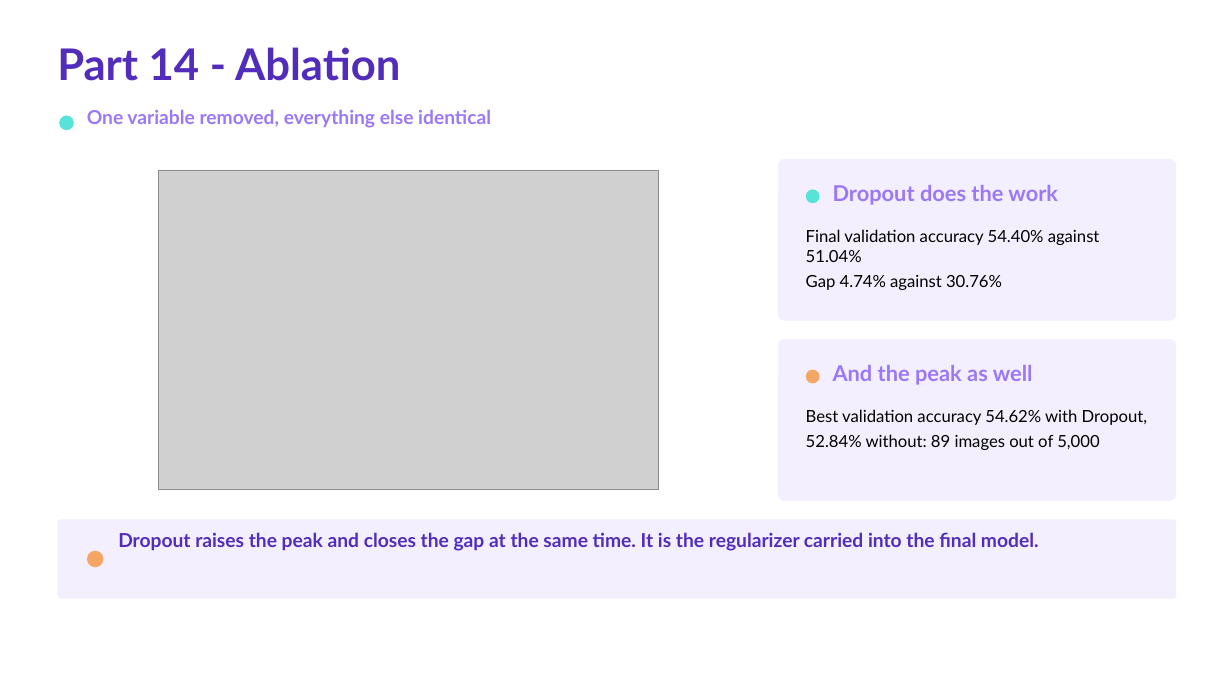
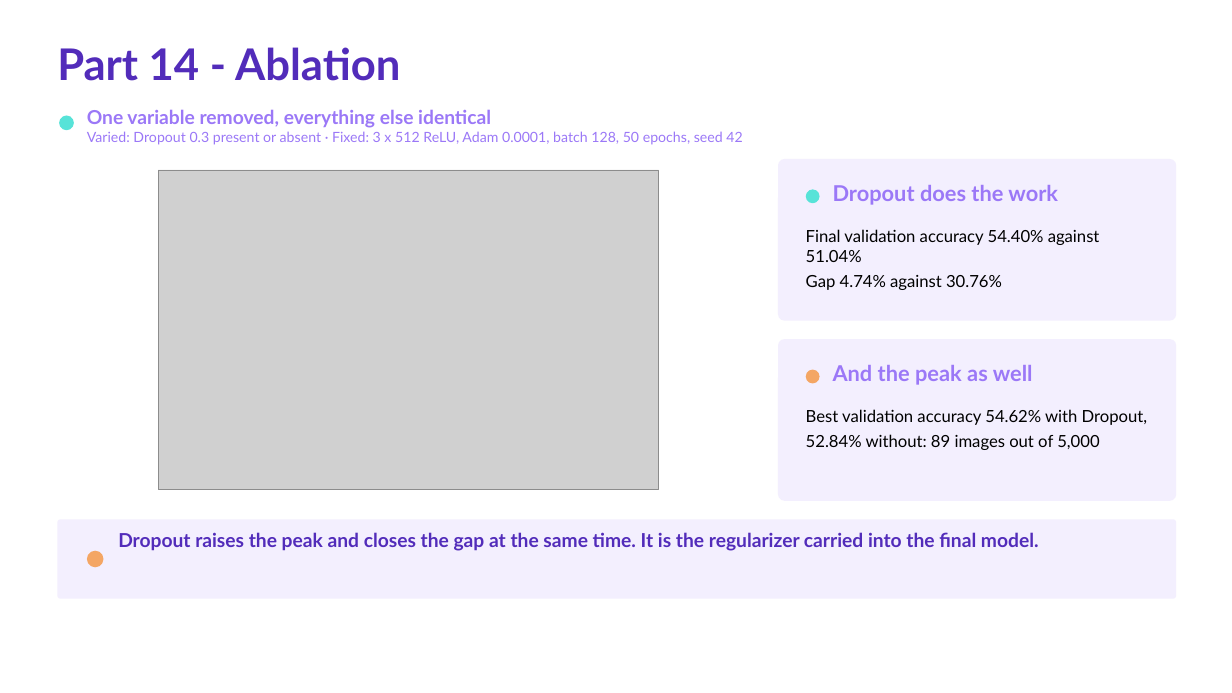
Before and after one commit to khaliddosari/Deep-Learning-Project-Tuwaiq, a slide deck: slide 14 of Docs/Deep Learning Capstone Presentation.pptx. Drawn at 1232x693 pixels with LibreOffice and Linux fonts; fonts in the diff are those of the drawing; grey boxes stand for pictures. Boxes give left, top, right and bottom in pixels: in the first picture for what was removed or moved away, otherwise in the second. Text is boxed around its words. In the diff, an @@ line names an element or a change of style, - is before the commit and + after.

```diff
--- a/Docs/Deep Learning Capstone Presentation.pptx
+++ b/Docs/Deep Learning Capstone Presentation.pptx
@@ text at box(87, 131, 742, 145): paragraph added @@
+Varied: Dropout 0.3 present or absent · Fixed: 3 x 512 ReLU, Adam 0.0001, batch 128, 50 epochs, seed 42
```
Also in this commit, not shown: 12 other slides changed, 42 other files.
